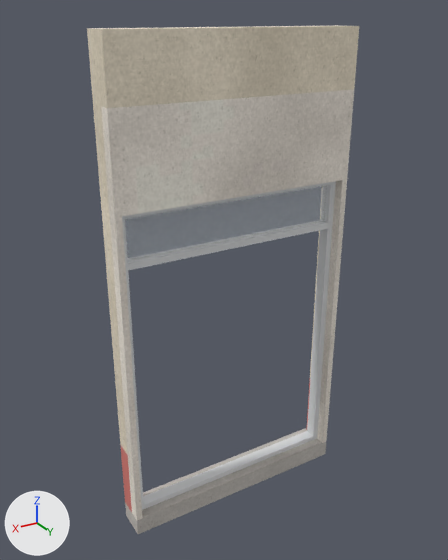
The glTF model kits/cinema-drive-in/pieces/w_door2.glb, before and after one commit.
The view is the same before and after, from a camera (50 mm lens) standing at (2.4, 3.98, 3.84) and looking at (0.06, 0.08, 1.88). The axes (+X, +Y, +Z) are drawn at lower left. The lights are the same throughout. The older version comes first.

Objects in the first picture: 'w_door2_concrete', 'w_door2_frame', 'w_door2_glass', 'w_door2_plaster', 'w_door2_render' and 1 more.
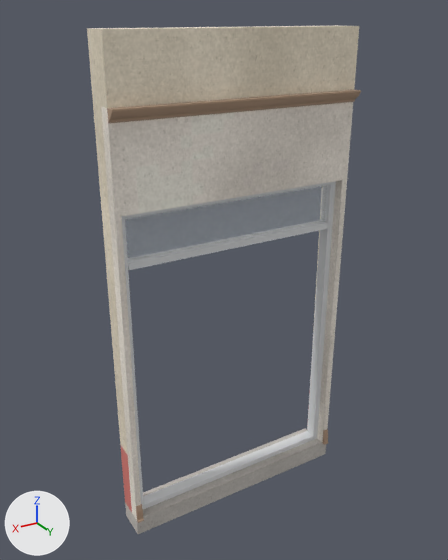
Location of each change, (x1, y1, x2, y2) in pixels of the pictures (448 x 560 px):
'molduras', added
    after: (107, 89, 361, 523)

The change in detail:
Material 'trim' (mat_trim) is new.
Its base color is (0.431, 0.29, 0.196) (beige #af937a).
Its roughness is 0.6.
Mesh me_molduras is new.
It has 66 vertices, 120 faces and spans x -1.0..1.0, y 0.25..0.32, z 0.0..3.3.
It uses material mat_trim (beige #af937a).
Object 'molduras' (ob_molduras) is new; it shows me_molduras.
Its location is (0.0, 0.0, 0.0).
